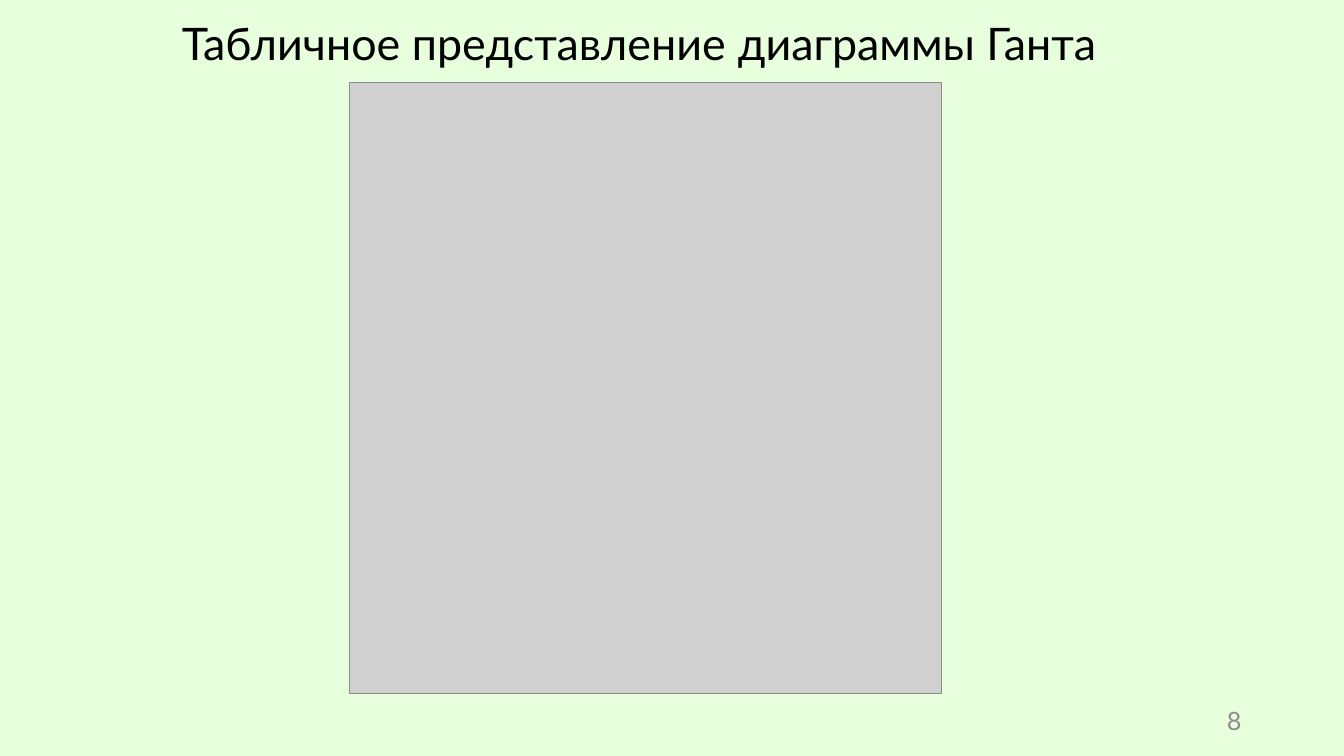
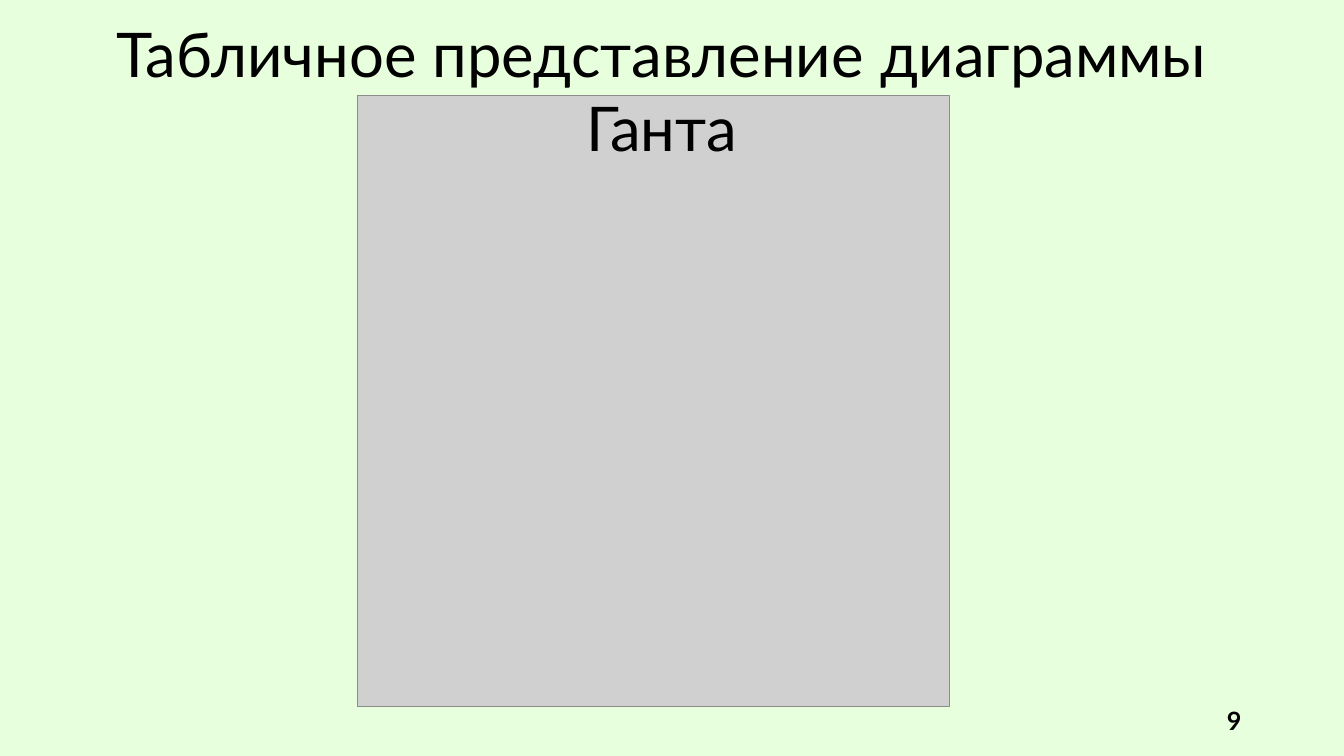
Before and after one commit to R0bari/MessageDeliveryService, a slide deck: slide 9 of Презентация/Сухарев. ВКР.pptx (slide 8 before the commit). Drawn at 1344x756 pixels with LibreOffice and Linux fonts; fonts in the diff are those of the drawing; grey boxes stand for pictures. Boxes give left, top, right and bottom in pixels: in the first picture for what was removed or moved away, otherwise in the second. Text is boxed around its words. In the diff, an @@ line names an element or a change of style, - is before the commit and + after.

```diff
--- a/Презентация/Сухарев. ВКР.pptx
+++ b/Презентация/Сухарев. ВКР.pptx
@@ text "Табличное представление диаграммы Ганта": place and size @@
-text "Табличное представление диаграммы Ганта" at <box>182,27,1096,68</box>
+text "Табличное представление диаграммы Ганта" at <box>116,32,1207,152</box>
@@ text "Табличное представление диаграммы Ганта" at <box>116,32,1207,152</box>: size 32 to 44 pt; alignment left to centre @@
@@ picture: place and size @@
-picture at <box>350,83,942,695</box>
+picture at <box>358,96,950,708</box>
@@ page number at <box>1227,711,1242,730</box>: text changed; text colour #8C8C8C to #000000; bold on @@
-8
+9
```
Also in this commit, not shown: 10 other slides changed, 2 slides added, 10 other files.
